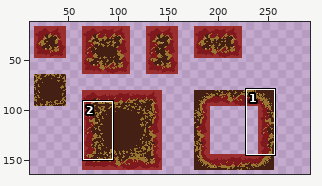
Two states of a pixel-art file, assets/background/RussetGroveTilemap.aseprite. Above, an overview of the earlier version with the close-up marked.
Close-up. The starting point:
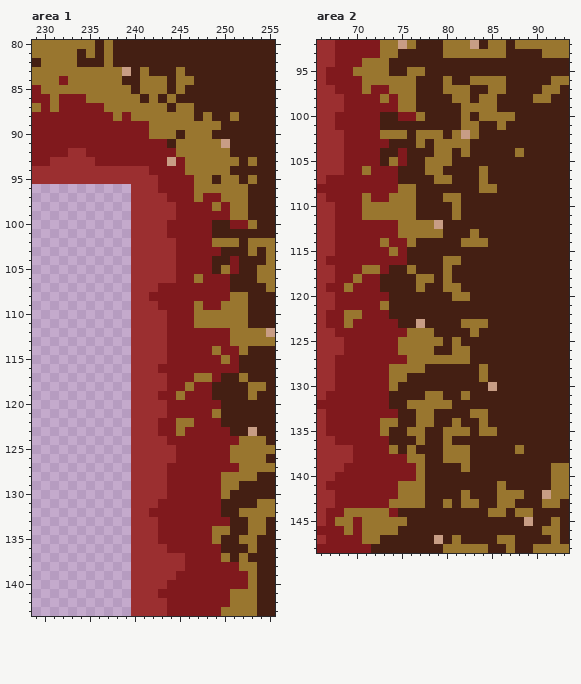
300x300 pixels, 1 frame. Shown: area 1: x 229..255, y 80..143; area 2: x 66..93, y 92..148. The wide view leaves out empty margins. The commit also changed other parts of the picture, which this record leaves out.
Now the later version:
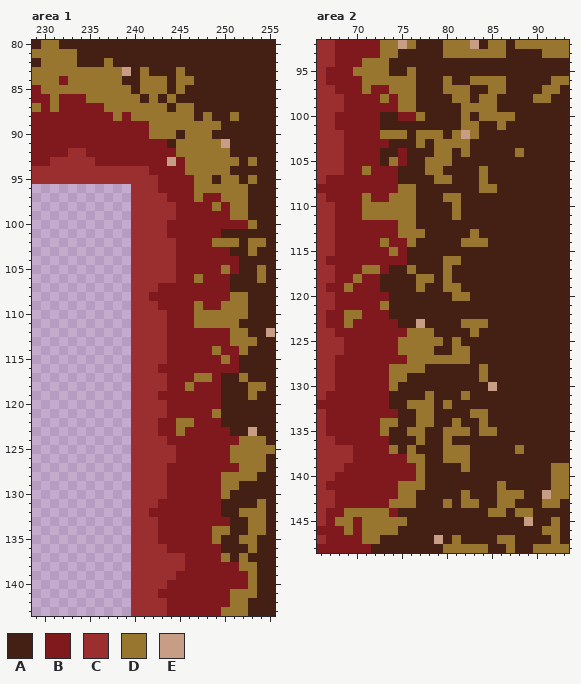
Palette (. is transparent): A #441f13  B #80191d  C #9b2f30  D #99762f  E #c89d85
Commit: tilemap + collison mask scene trigger
Difference:
Area 1, layer "Tilemap 1":
Colour D gives way to colour A in row 80 at x 229, 232 to 235 and 237; in row 81 at x 235 and 237; in rows 102 to 107 at x 255; in row 111 at x 252; in row 112 at x 253 to 254; in row 113 at x 254 to 255.
Colour D gives way to colour A in row 127 at x 255; in rows 131 to 132 at x 255; in rows 142 to 143 at x 253.
Colour A gives way to colour B in row 100 at x 249 to 250; in row 101 at x 249; in row 103 at x 250; in row 104 at x 249 to 250; in row 105 at x 249; in rows 118 to 119 at x 249.
Colour D gives way to colour B in row 119 at x 245.
Area 2, layer "Tilemap 1":
Colour D gives way to colour A in row 95 at x 77; in row 112 at x 77 to 78; in row 113 at x 78 to 79; in rows 131 to 132 at x 79; in rows 142 to 143 at x 77.
Colour E gives way to colour A in row 112 at x 79.
